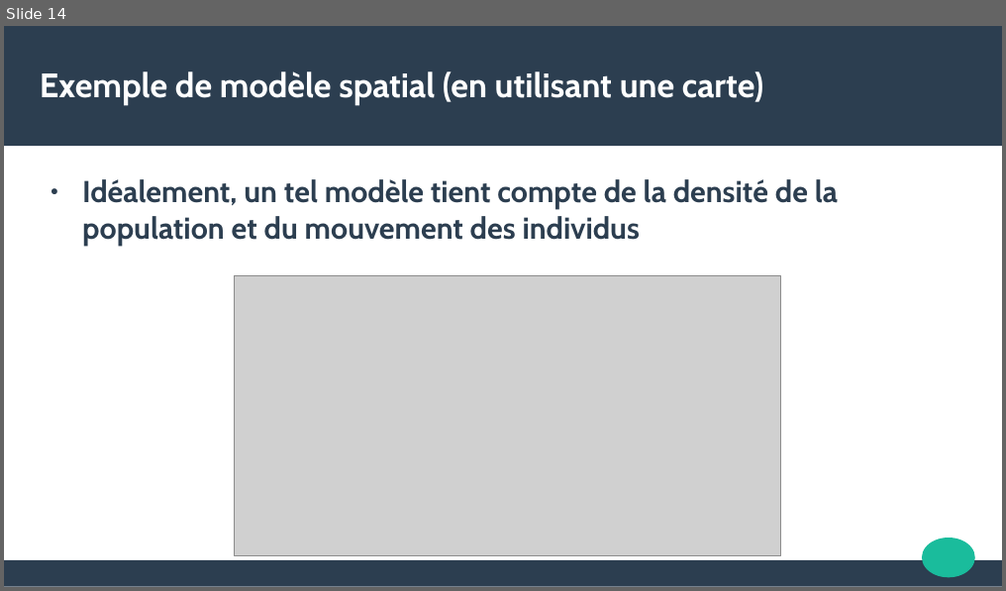
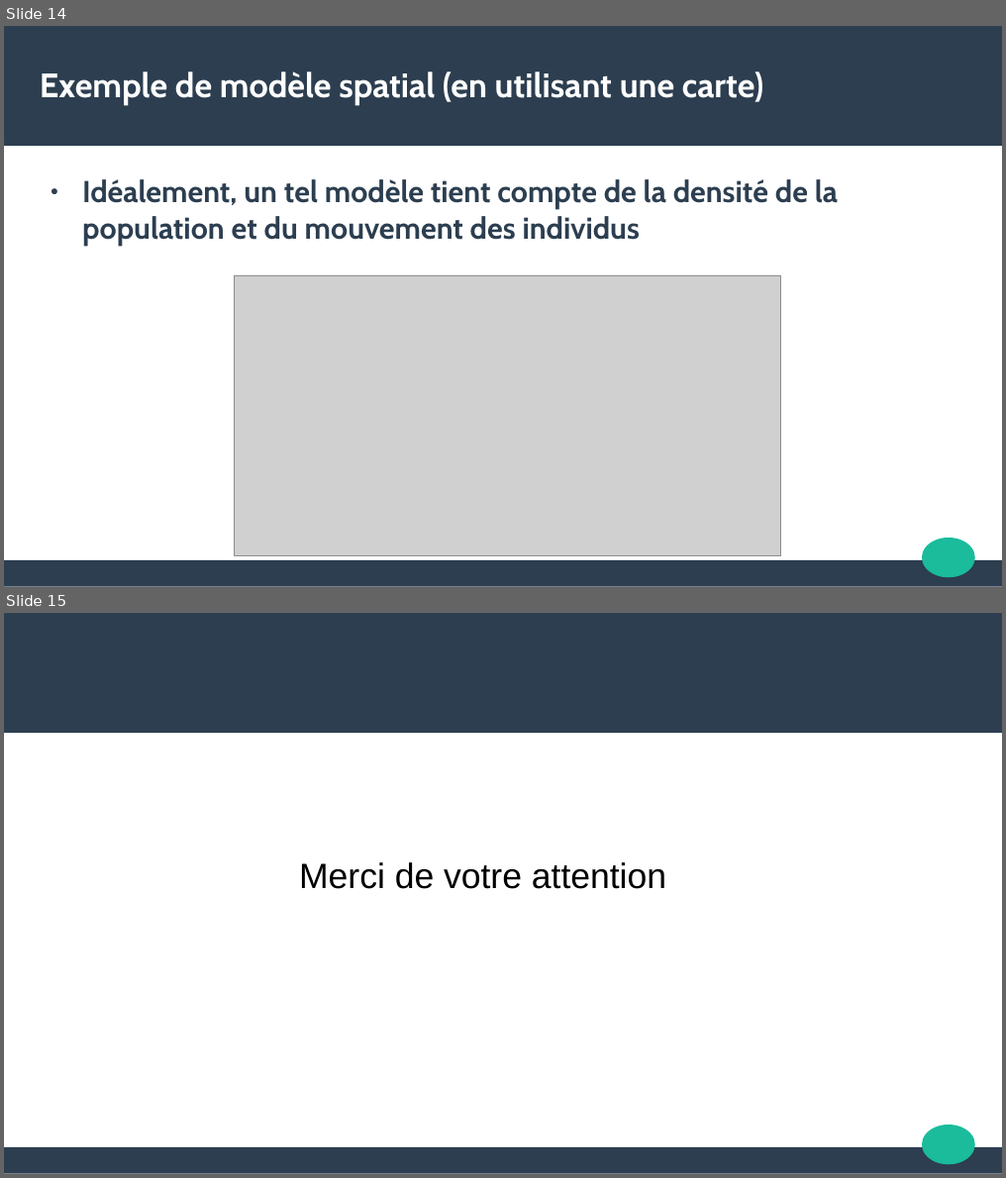
Before and after one commit to abedaton/epidemiology, a slide deck: toRendre/INFO-G1-presentation.pptx. Shown one above the other, each under a label of ours: slide 14 before the commit, slides 14 and 15 after it. The pictures are 1006x591 and 1006x1178 pixels, drawn with LibreOffice and Linux fonts; fonts in the diff are those of the drawing; grey boxes stand for pictures. Boxes give left, top, right and bottom in pixels: in the first picture for what was removed or moved away, otherwise in the second. Text is boxed around its words. In the diff, an @@ line names an element or a change of style, - is before the commit and + after.

```diff
--- a/toRendre/INFO-G1-presentation.pptx
+++ b/toRendre/INFO-G1-presentation.pptx
@@ slide 15 added at (4,613,1002,1174), background #FFFFFF; not listed: 3 template elements that a slide beside it also shows @@
@@ subtitle added at (299,862,666,889), 28 pt, text #000000 @@
+Merci de votre attention
```
Also in this commit, not shown: 2 slides changed.
